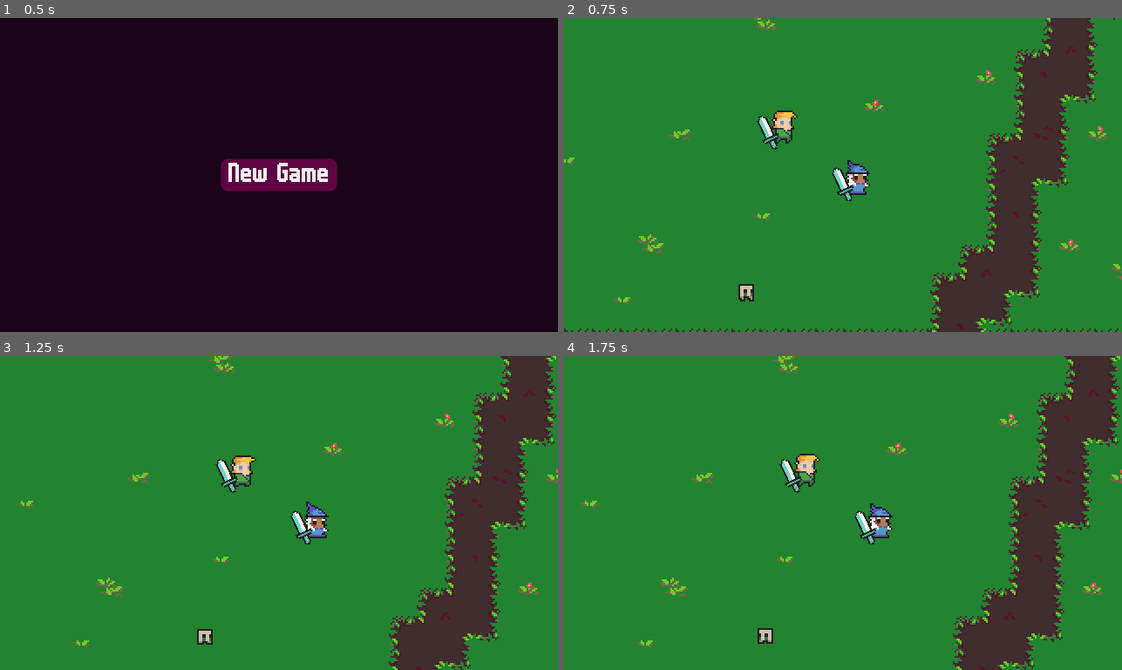
Above: before the commit, frames 1-4 (two rows, left to right).
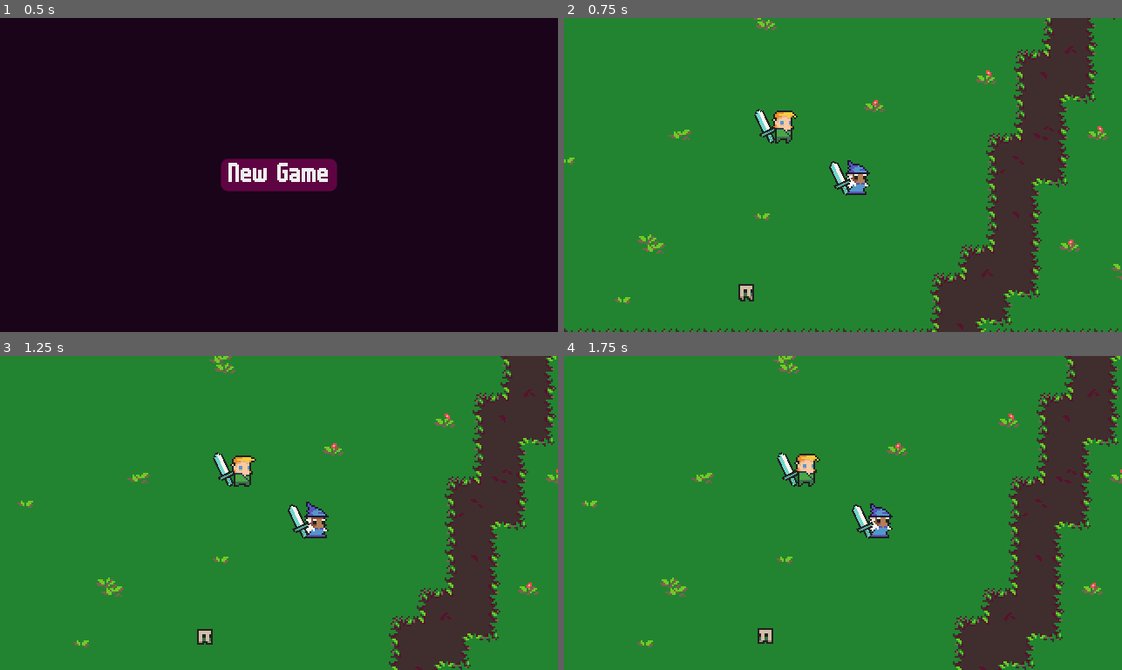
Above: after the commit, the same moments.

Repository: OpenGamedevCommunity/LastPotato
Game: Godot game, scene res://screens/title/TitleScreen.tscn
Two runs of this game, one before a commit and one after it. Both use one fixed random seed, a clock stepped at 60 frames per second and the inputs below.
Inputs (mouse positions are in pixels of both pictures, inside the frame that each line leads up to):
- Up to frame 1 (0.5 s): no input
- Up to frame 2 (0.75 s): click "New Game" at 0.5 s
- Up to frame 3 (1.25 s): no input
- Up to frame 4 (1.75 s): tap Enter at 1.25 s; move the mouse to (965, 497) at 1.27 s; click (965, 497) at 1.42 s

Frame 1 is identical in both runs. In frame 2, 0.3% of the frame differs, in the area x 34-52%, y 28-59%; in frame 3, 0.3%; in frame 4, 0.3%.

Commit message:
Update Sword1.tscn

Diff:
--- a/weapons/Sword1.tscn
+++ b/weapons/Sword1.tscn
@@ -40,7 +40,7 @@
 "times": PoolRealArray( 0, 0.125, 0.25, 0.375, 0.5, 0.625, 0.75, 0.875, 1 ),
 "transitions": PoolRealArray( 1, 1, 1, 1, 1, 1, 1, 1, 1 ),
 "update": 0,
-"values": [ Vector2( -5, 2 ), Vector2( 6, 1 ), Vector2( 8, -2 ), Vector2( 6, -5 ), Vector2( 0, -6 ), Vector2( 6, -5 ), Vector2( 8, -2 ), Vector2( 6, 1 ), Vector2( -5, 2 ) ]
+"values": [ Vector2( -5, 4 ), Vector2( 6, 3 ), Vector2( 8, 0 ), Vector2( 6, -3 ), Vector2( 0, -4 ), Vector2( 6, -3 ), Vector2( 8, 0 ), Vector2( 6, 3 ), Vector2( -5, 4 ) ]
 }
 tracks/3/type = "value"
 tracks/3/path = NodePath("AttackBox/CollisionShape2D:position")
@@ -52,7 +52,7 @@
 "times": PoolRealArray( 0, 0.125, 0.25, 0.375, 0.5 ),
 "transitions": PoolRealArray( 1, 1, 1, 1, 1 ),
 "update": 0,
-"values": [ Vector2( -1, 4 ), Vector2( 9, 3 ), Vector2( 12, 0 ), Vector2( 10, -3 ), Vector2( 4, -4 ) ]
+"values": [ Vector2( -1, 4 ), Vector2( 13, 3 ), Vector2( 15, 0 ), Vector2( 13, -3 ), Vector2( 7, -4 ) ]
 }
 
 [sub_resource type="Animation" id=2]
@@ -103,20 +103,17 @@
 attackSpeed = 2.0
 
 [node name="Offset" parent="." index="0"]
-position = Vector2( -5, 2 )
+position = Vector2( -5, 4 )
 
 [node name="Sprite" parent="Offset" index="0"]
 rotation = 0.0
+offset = Vector2( 0, -13 )
 
 [node name="AnimationPlayer" parent="." index="1"]
 autoplay = "Idle"
 anims/Attack = SubResource( 1 )
 anims/Idle = SubResource( 2 )
 
-[node name="AttackBox" parent="." index="2"]
-monitoring = false
-monitorable = false
-
 [node name="CollisionShape2D" type="CollisionShape2D" parent="AttackBox" index="0"]
 position = Vector2( -1, 4 )
 shape = SubResource( 3 )
